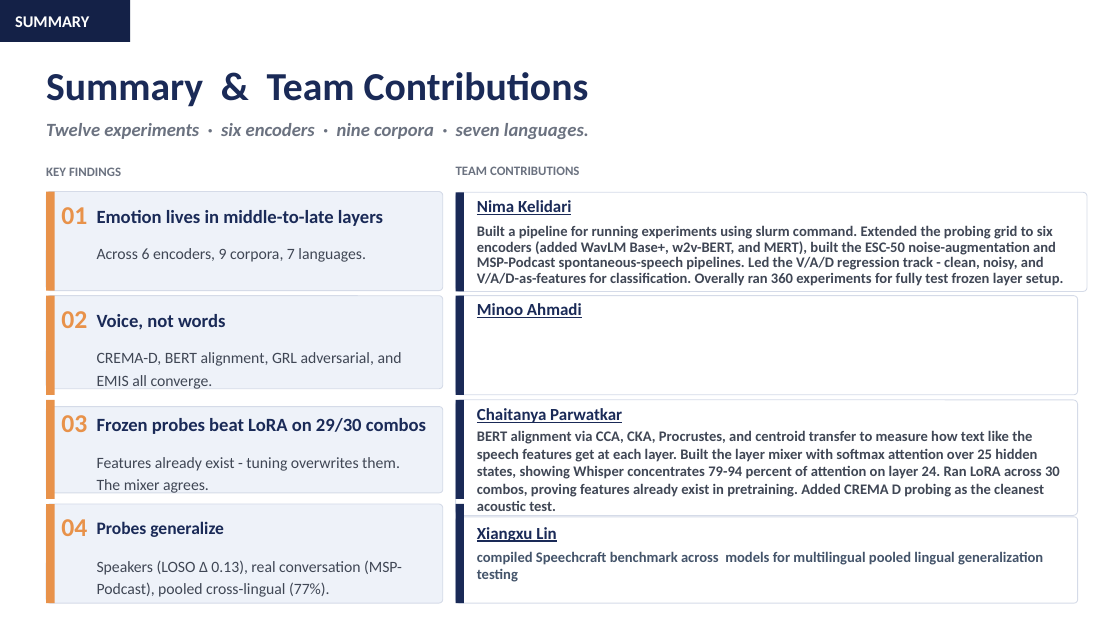
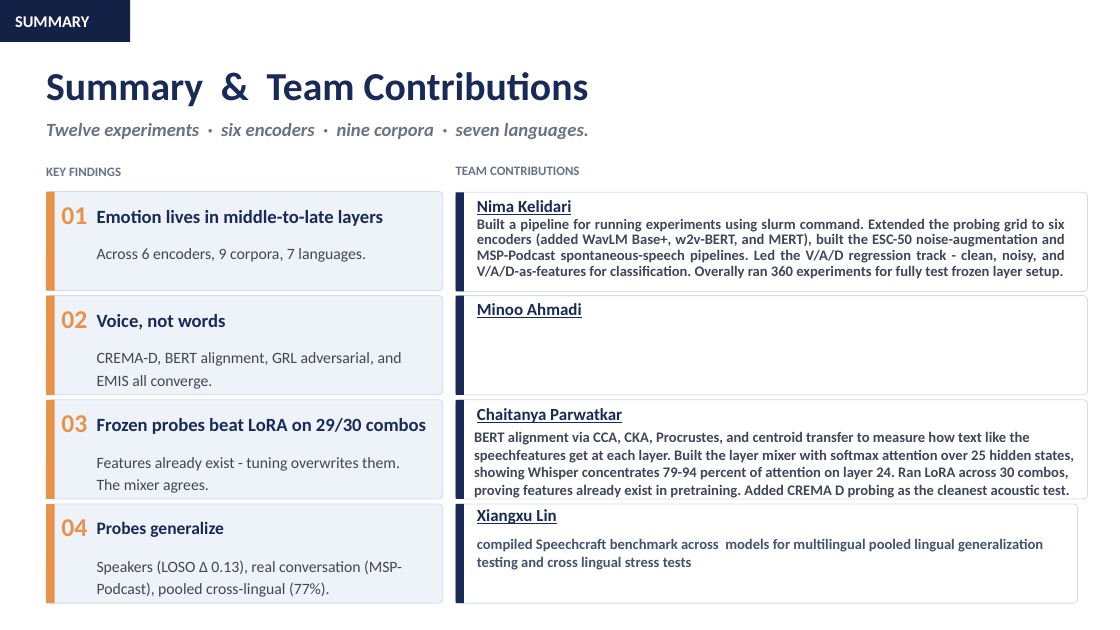
Before and after one commit to Nikelroid/linguistic-agnostic-ser, a slide deck: slide 13 of SER_Final_Presentation.pptx. Drawn at 1120x630 pixels with LibreOffice and Linux fonts; fonts in the diff are those of the drawing. Boxes give left, top, right and bottom in pixels: in the first picture for what was removed or moved away, otherwise in the second. Text is boxed around its words. In the diff, an @@ line names an element or a change of style, - is before the commit and + after.

```diff
--- a/SER_Final_Presentation.pptx
+++ b/SER_Final_Presentation.pptx
@@ text "Built a pipeline for running ..." at (477,218,1065,279): alignment left to justified @@
@@ rounded rectangle: place and size @@
-rounded rectangle at (46,296,443,389)
+rounded rectangle at (46,296,443,395)
@@ rounded rectangle: place and size @@
-rounded rectangle at (455,296,1078,395)
+rounded rectangle at (455,296,1087,395)
@@ rounded rectangle: place and size @@
-rounded rectangle at (46,407,443,493)
+rounded rectangle at (46,400,443,499)
@@ rounded rectangle: place and size @@
-rounded rectangle at (455,400,1078,516)
+rounded rectangle at (455,400,1087,499)
@@ text at (474,431,1074,498): spaces changed @@
-BERT alignment via CCA, CKA, Procrustes, and centroid transfer to measure how text like the speech features get at each layer. Built the layer mixer with softmax attention over 25 hidden states, showing Whisper concentrates 79-94 percent of attention on layer 24. Ran LoRA across 30 combos, proving features already exist in pretraining. Added CREMA D probing as the cleanest acoustic test.
+BERT alignment via CCA, CKA, Procrustes, and centroid transfer to measure how text like the speechfeatures get at each layer. Built the layer mixer with softmax attention over 25 hidden states, showing Whisper concentrates 79-94 percent of attention on layer 24. Ran LoRA across 30 combos, proving features already exist in pretraining. Added CREMA D probing as the cleanest acoustic test.
@@ rounded rectangle: place and size @@
-rounded rectangle at (455,517,1078,603)
+rounded rectangle at (455,504,1078,603)
@@ text "Xiangxu Lin": place and size @@
-text "Xiangxu Lin" at (477,527,556,542)
+text "Xiangxu Lin" at (477,509,556,524)
@@ text at (477,538,1043,570): text changed @@
-compiled Speechcraft benchmark across models for multilingual pooled lingual generalization testing
+compiled Speechcraft benchmark across models for multilingual pooled lingual generalization testing and cross lingual stress tests
```
Also in this commit, not shown: 1 other slide changed, 1 slide added, 1 slide removed.
